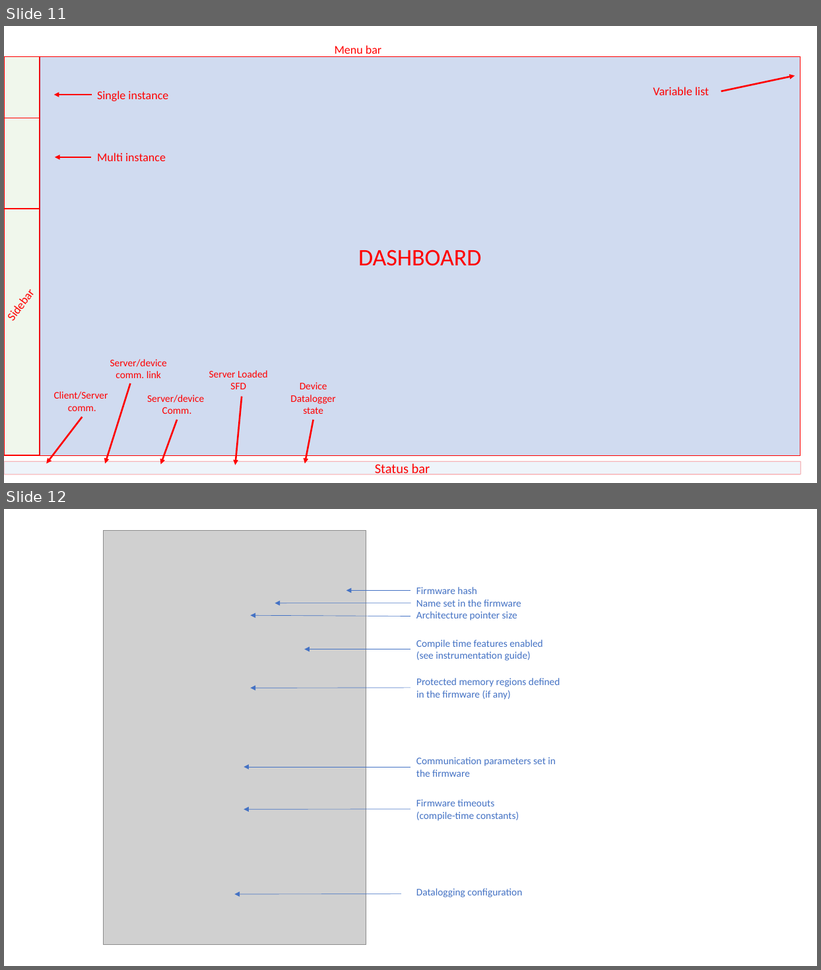
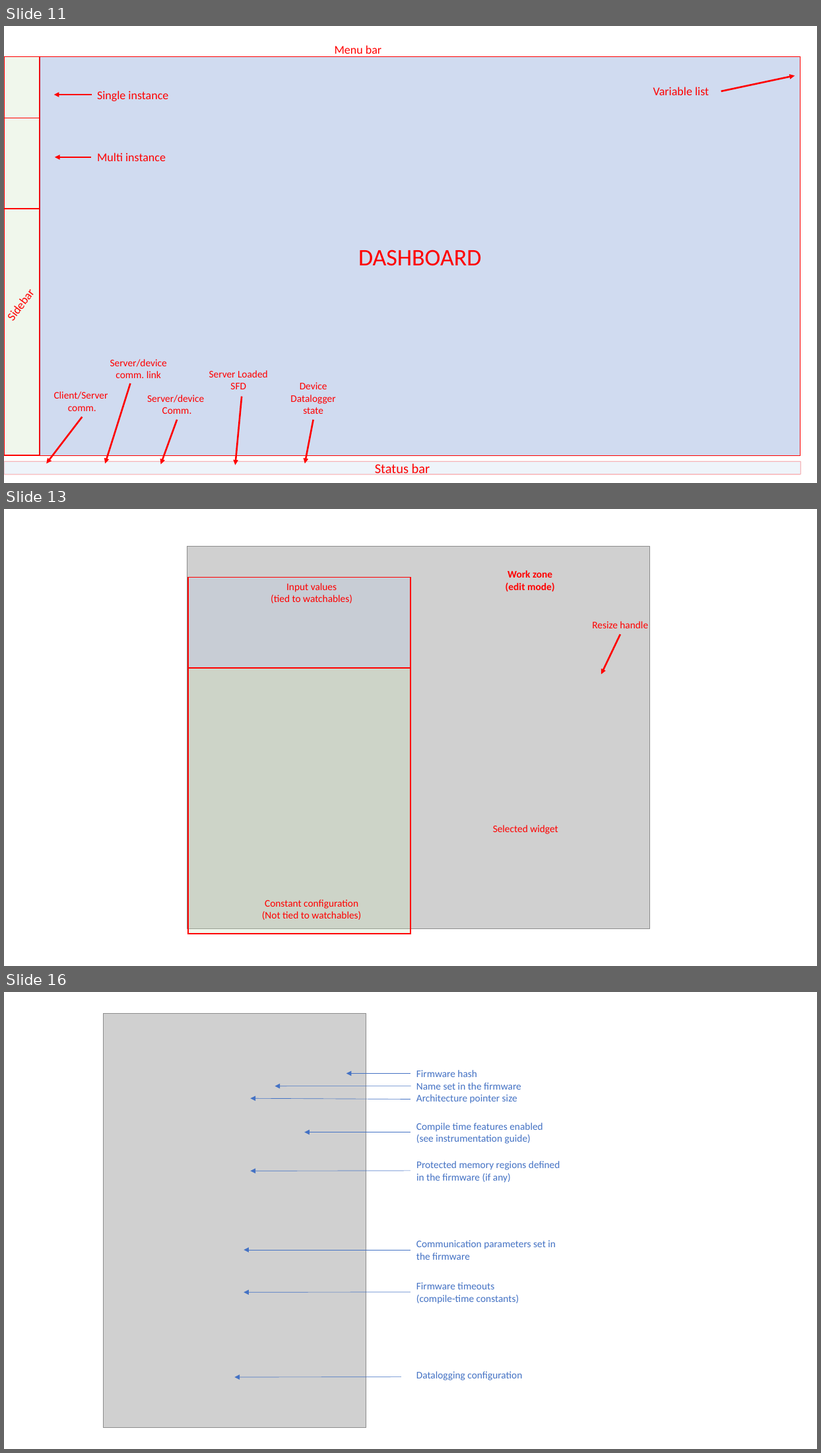
Before and after one commit to scrutinydebugger/scrutiny-devtools, a slide deck: graphics/graphics.pptx. Shown one above the other, each under a label of ours: slides 11 and 12 before the commit, slides 11, 13 and 16 after it; the slides between them are not shown. The pictures are 821x970 and 821x1453 pixels, drawn with LibreOffice and Linux fonts; fonts in the diff are those of the drawing; grey boxes stand for pictures; background and template pictures are left out. Boxes give left, top, right and bottom in pixels: in the first picture for what was removed or moved away, otherwise in the second. Text is boxed around its words. In the diff, an @@ line names an element or a change of style, - is before the commit and + after.

```diff
--- a/graphics/graphics.pptx
+++ b/graphics/graphics.pptx
@@ slide 13 added at [4, 509, 817, 966], background #FFFFFF @@
@@ picture added at [187, 546, 650, 929] @@
@@ rounded rectangle added at [188, 578, 411, 668], fill #B4C7E7 at 25% opacity, outline #FF0000 1 pt @@
@@ text added at [271, 583, 352, 603], 12 pt, text #FF0000 @@
+Input values
+(tied to watchables)
@@ text added at [506, 570, 555, 591], 12 pt, text #FF0000, bold @@
+Work zone
+(edit mode)
@@ text added at [592, 621, 648, 628], 12 pt, text #FF0000 @@
+Resize handle
@@ arrow added from (620, 634) to (601, 674), #FF0000 2 pt @@
@@ rounded rectangle added at [188, 668, 411, 934], fill #C5E0B4 at 25% opacity, outline #FF0000 1 pt @@
@@ text added at [493, 825, 558, 834], 12 pt, text #FF0000 @@
+Selected widget
@@ text added at [262, 900, 361, 920], 12 pt, text #FF0000 @@
+Constant configuration
+(Not tied to watchables)
@@ what was slide 12 is now slide 16 @@
```
Also in this commit, not shown: 3 other slides added.
